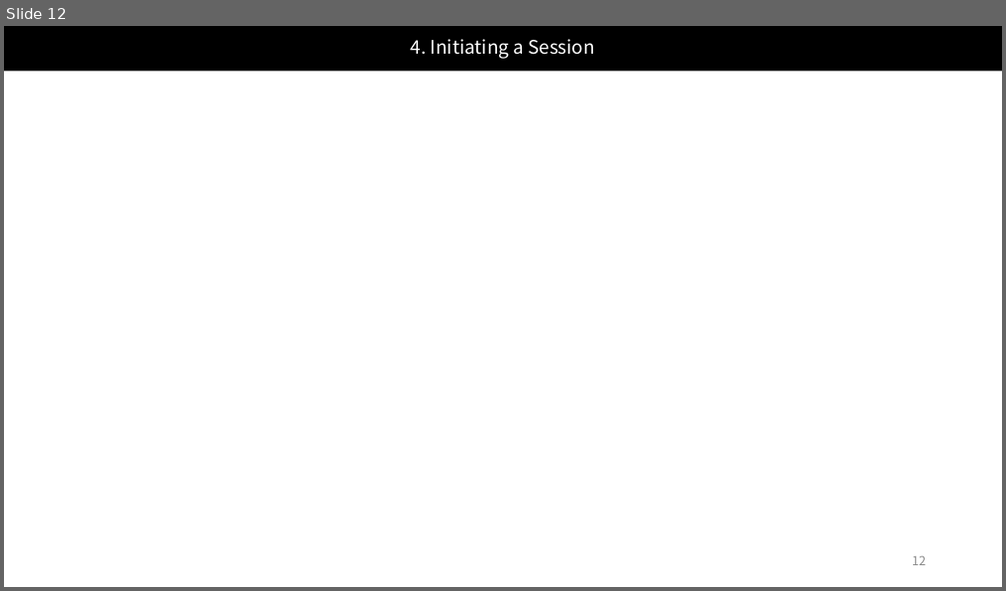
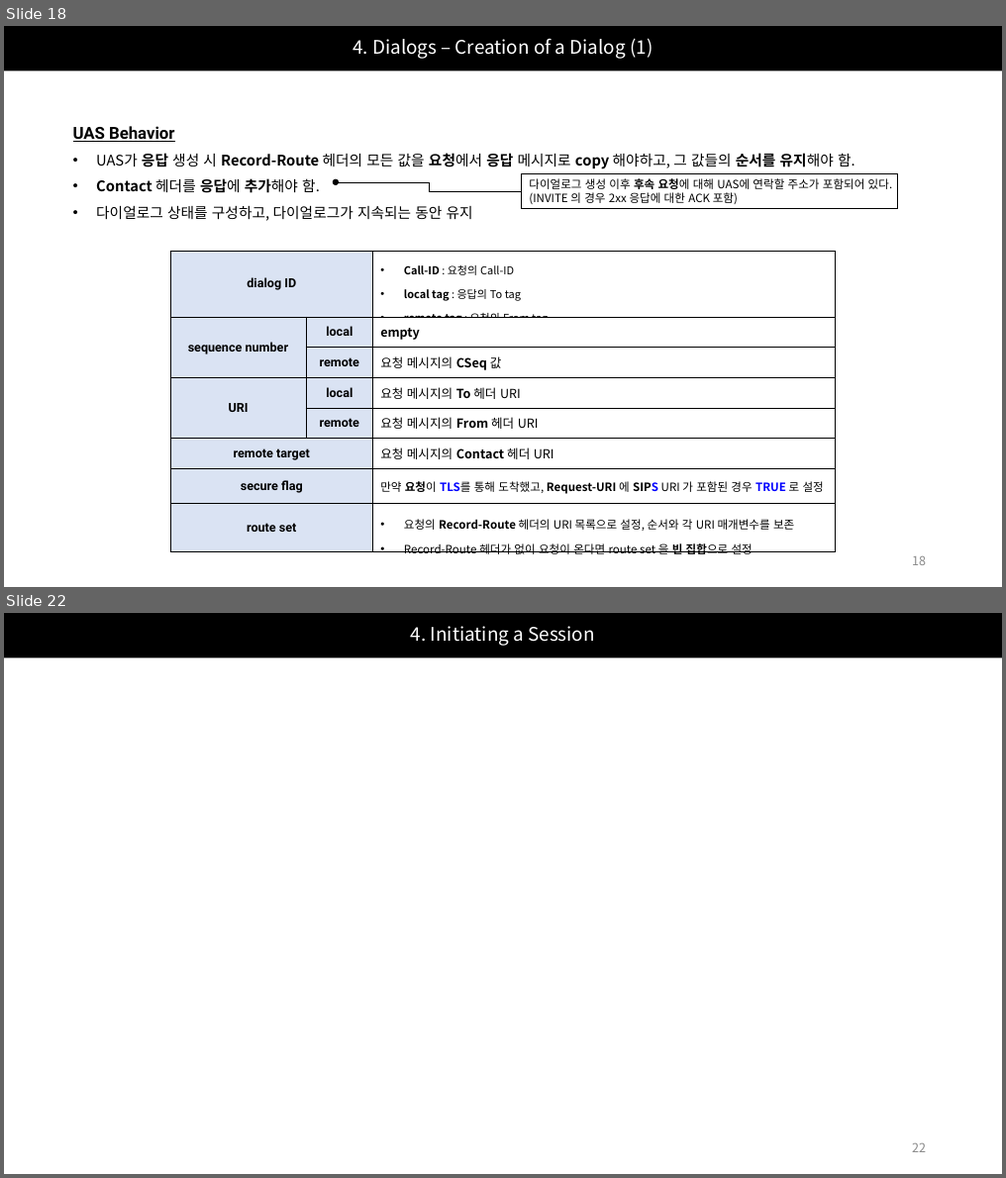
Before and after one commit to Epsilonely/SIP-Survey, a slide deck: 세미나 2차.pptx. Shown one above the other, each under a label of ours: slide 12 before the commit, slides 18 and 22 after it; the slides between them are not shown. The pictures are 1006x591 and 1006x1178 pixels, drawn with LibreOffice and Linux fonts; fonts in the diff are those of the drawing. Boxes give left, top, right and bottom in pixels: in the first picture for what was removed or moved away, otherwise in the second. Text is boxed around its words. In the diff, an @@ line names an element or a change of style, - is before the commit and + after.

```diff
--- a/세미나 2차.pptx
+++ b/세미나 2차.pptx
@@ slide 18 added at [4,26,1002,587], background #FFFFFF @@
@@ title added at [4,26,1002,71], fill #000000, 18 pt, text #FFFFFF @@
+4. Dialogs – Creation of a Dialog (1)
@@ text added at [73,126,855,221], 14 pt, text #000000 @@
+UAS Behavior
+• UAS가 응답 생성 시 Record-Route 헤더의 모든 값을 요청에서 응답 메시지로 copy 해야하고, 그 값들의 순서를 유지해야 함.
+• Contact 헤더를 응답에 추가해야 함.
+• 다이얼로그 상태를 구성하고, 다이얼로그가 지속되는 동안 유지
@@ rectangle added at [522,174,898,209], outline #000000 0.75 pt, 11 pt, text #000000 @@
+다이얼로그 생성 이후 후속 요청에 대해 UAS에 연락할 주소가 포함되어 있다.
+(INVITE 의 경우 2xx 응답에 대한 ACK 포함)
@@ elbow arrow added from (522, 191) to (336, 182), #000000 0.5 pt @@
@@ table added at [170,251,836,559], 8 rows, 3 columns @@
+dialog ID |  | Call-ID : 요청의 Call-ID / local tag : 응답의 To tag / remote tag : 요청의 From tag
+sequence number | local | empty
+ | remote | 요청 메시지의 CSeq 값
+URI | local | 요청 메시지의 To 헤더 URI
+ | remote | 요청 메시지의 From 헤더 URI
+remote target |  | 요청 메시지의 Contact 헤더 URI
+secure flag |  | 만약 요청이 TLS를 통해 도착했고, Request-URI 에 SIPS URI 가 포함된 경우 TRUE 로 설정
+route set |  | 요청의 Record-Route 헤더의 URI 목록으로 설정, 순서와 각 URI 매개변수를 보존 / Record-Route 헤더가 없이 요청이 온다면 route set 을 빈 집합으로 설정
@@ page number added at [912,557,926,566], 12 pt, text #8C8C8C @@
+18
@@ what was slide 12 is now slide 22 @@
@@ page number at [912,1144,926,1153]: text changed @@
-12
+22
```
Also in this commit, not shown: 5 slides changed, 10 other slides added, 1 slide removed.
